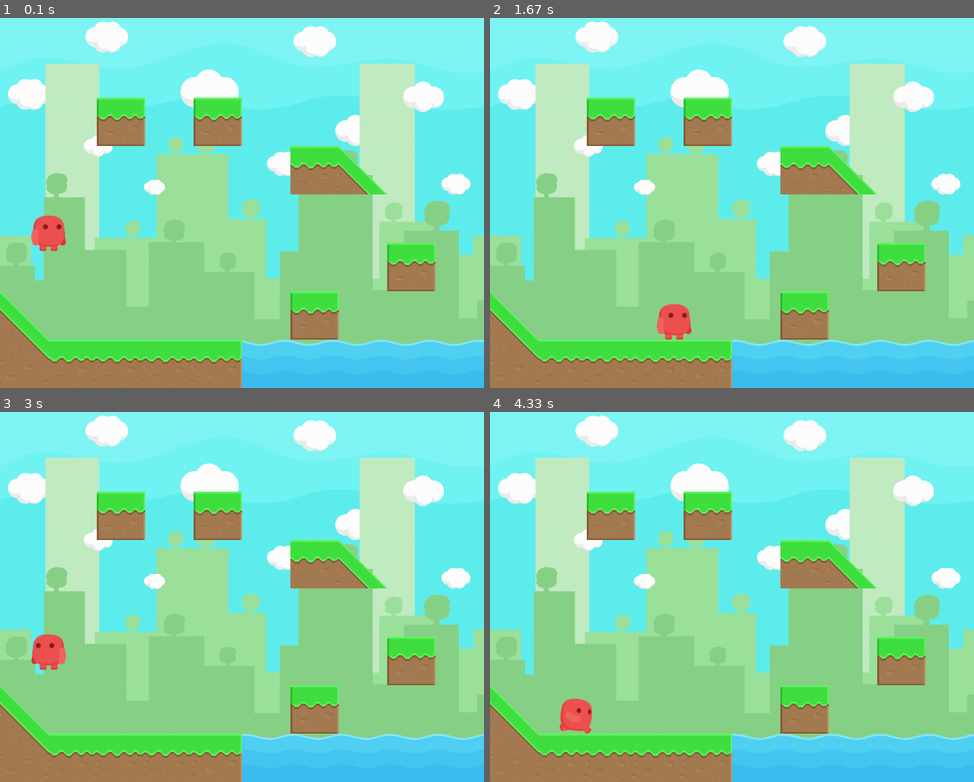
Above: before the commit, frames 1-4 (two rows, left to right).
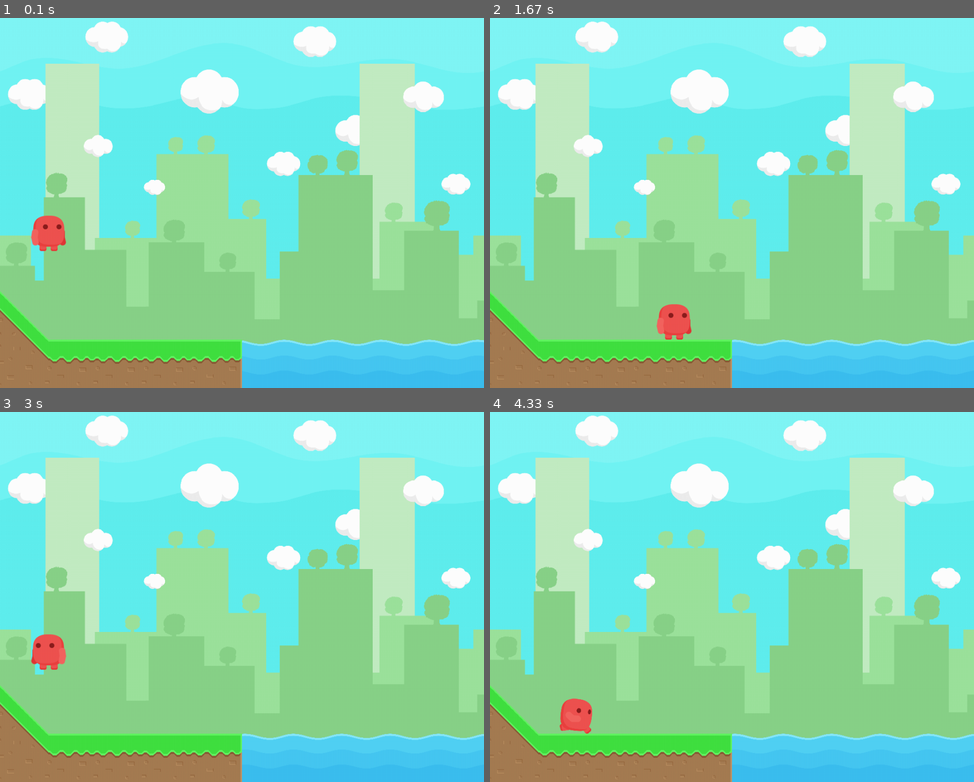
Above: after the commit, the same moments.

Repository: RogiVerakot/platformer-on-pygame
Game: pygame game, started from main.py
Two runs of this game, one before a commit and one after it. Both use one fixed random seed, a clock stepped at 60 frames per second and the inputs below.
Inputs:
- Up to frame 1 (0.1 s): no input
- Up to frame 2 (1.67 s): hold Right 0.33-0.8 s; hold Up 0.83-1.13 s; hold Right 1.17-1.63 s
- Up to frame 3 (3 s): hold Left 1.67-2.2 s; hold Left 2.23-2.63 s; hold Up from 2.67 s (still down)
- Up to frame 4 (4.33 s): release Up at 3.03 s; hold Right 3.07-3.7 s; hold Left 3.73-4.2 s; hold Right from 4.23 s (still down)

The runs differ from the first frame. In frame 1, 7.2% of the frame differs, in the area x 20-90%, y 21-87%; in frame 2, 7.2%; in frame 3, 7.2%; in frame 4, 7.2%.

Commit message:
I updated a start level

Diff:
--- a/main.py
+++ b/main.py
@@ -3,7 +3,7 @@
 from player import Player
 from tiles import GrassMid, Grass, GrassRight, GrassHillRight, GrassHillRight2
 from wave_animation import WaveAnimation
-
+from platforms import *
 
 def main():
     # Инициализация Pygame
@@ -21,21 +21,6 @@
 
     # Инициализация игровых объектов
     player = Player(frames_folder_run="res_animation_run", height=73)
-
-    platforms = [
-        GrassMid(150, 800),
-        GrassMid(250, 800),
-        GrassMid(350, 800),
-        Grass(250, 300),
-        Grass(450, 300),
-        Grass(650, 700),
-        Grass(850, 600),
-        GrassHillRight(700, 400),
-        GrassMid(650, 400),
-        GrassRight(450, 800),
-        GrassHillRight(0, 700),
-        GrassHillRight2(50, 800)
-    ]
 
     wave_animations = [
         WaveAnimation((x, 750), width=100, height=100)
--- /dev/null
+++ b/platforms.py
@@ -0,0 +1,35 @@
+from tiles import *
+
+level = 1
+
+if level == 0:
+    platforms = [
+            GrassMid(150, 800),
+            GrassMid(250, 800),
+            GrassMid(350, 800),
+            Grass(250, 300),
+            Grass(450, 300),
+            Grass(650, 700),
+            Grass(850, 600),
+            GrassHillRight(700, 400),
+            GrassMid(650, 400),
+            GrassRight(450, 800),
+            GrassHillRight(0, 700),
+            GrassHillRight2(50, 800)
+        ]
+
+elif level == 1:
+    platforms = [
+        GrassMid(150, 800),
+        GrassMid(250, 800),
+        GrassMid(350, 800),
+        # Grass(250, 300),
+        # Grass(450, 300),
+        # Grass(650, 700),
+        # Grass(850, 600),
+        # GrassHillRight(700, 400),
+        # GrassMid(650, 400),
+        GrassRight(450, 800),
+        GrassHillRight(0, 700),
+        GrassHillRight2(50, 800)
+    ]
